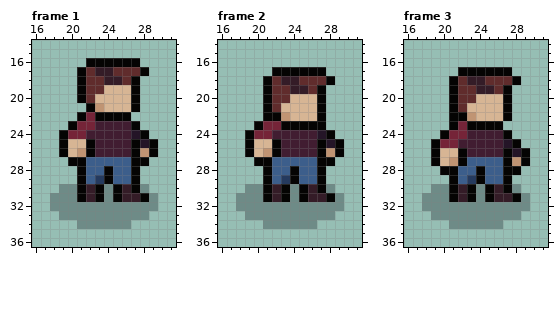
Pixel-art file -- assets/img/char_templates/idle.aseprite. Above: the version before the commit.
48x48 pixels, 5 frames. Shown: frame 1: x 16..31, y 14..36; frame 2: x 16..31, y 14..36; frame 3: x 16..31, y 14..36. The commit also changed other frames, which this record leaves out.
Now the later version:
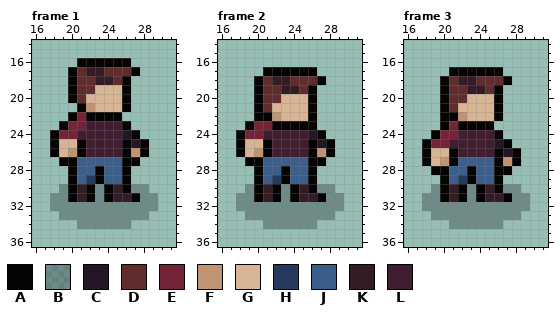
Palette (. is transparent): A #050403  B #10141f4d  C #241527  D #602c2c  E #752438  F #c09473  G #d7b594  H #253a5e  J #3c5e8b  K #341c27  L #411d31
Change:
Changed rows in their new state; - is an unchanged pixel.
Frame 1, layers "RightHand", "LeftHand", "Body":
first column x 18:
16 ---A-----.--
17 --ADK-D--A.-
18 --AD-K-DA.--
19 --AD-G--A.--
20 --ADG---A.--
21 ---AFG--A.--
22 --AEA---.---
23 -AE-L---A.--
24 AE-L----CA.-
25 AG-AL---ACA.
26 AGFAL---AFA.
27 -A-J----A-.-
28 --AJ-AJ-A.--
29 --AJHAJ-A.--
30 --AKABAKAB--
31 --AKABAK-AB-
Frame 2, layers "RightHand", "LeftHand", "Body":
first column x 18:
17 ---A-----.--
18 --ADK-D--A.-
19 --AD-K-DA.--
20 --AD-G--A.--
21 --ADG---A.--
22 --A-FG--A.--
23 -AE-A----.--
24 AE-L----CA.-
25 AG-AL---ACA.
26 AGFAL---AFA.
27 -A-J----A-.-
28 --AJ-AJ-A.--
29 --AJHAJ-A.--
30 --AKABAKAB--
31 --AKABAK-AB-
Frame 3, layers "RightHand", "LeftHand", "Body":
first column x 18:
17 ---A-----.--
18 --ADK-D--A.-
19 --AD-K-DA.--
20 --AD-G--A.--
21 --ADG---A.--
22 --A-FG--A.--
23 --AEA---.---
24 -AE-L---A.--
25 AE-L----CA.-
26 AG-AL---ACA.
27 AGFAJ---AFA.
28 -A-J-AJ-A-.-
29 --AJHAJ-A.--
30 --AKABAKAB--
31 --AKABAK-AB-
Pixel boxes of the changes (left, top, right, bottom) in both pictures:
changed: (50, 58, 158, 202)
changed: (236, 67, 344, 202)
changed: (422, 67, 530, 202)
